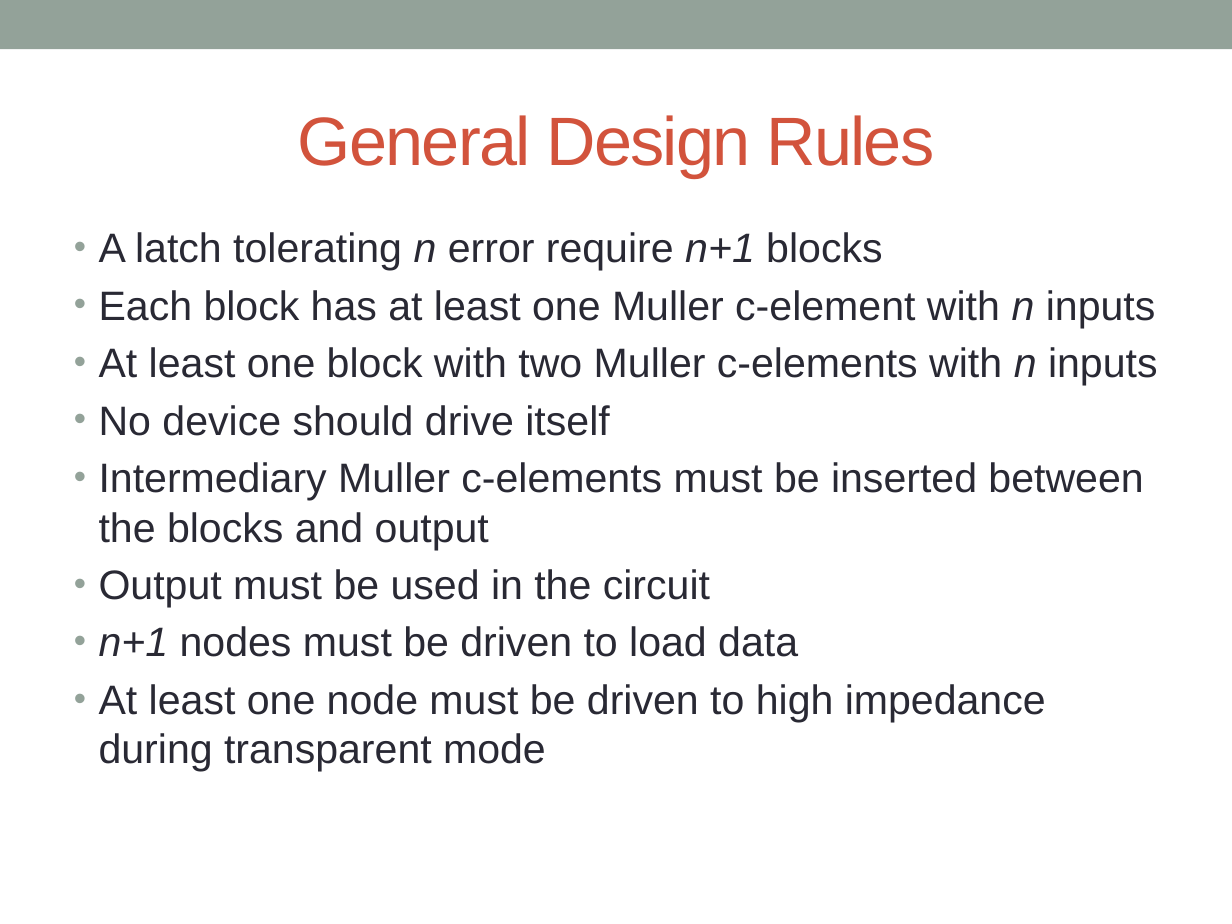
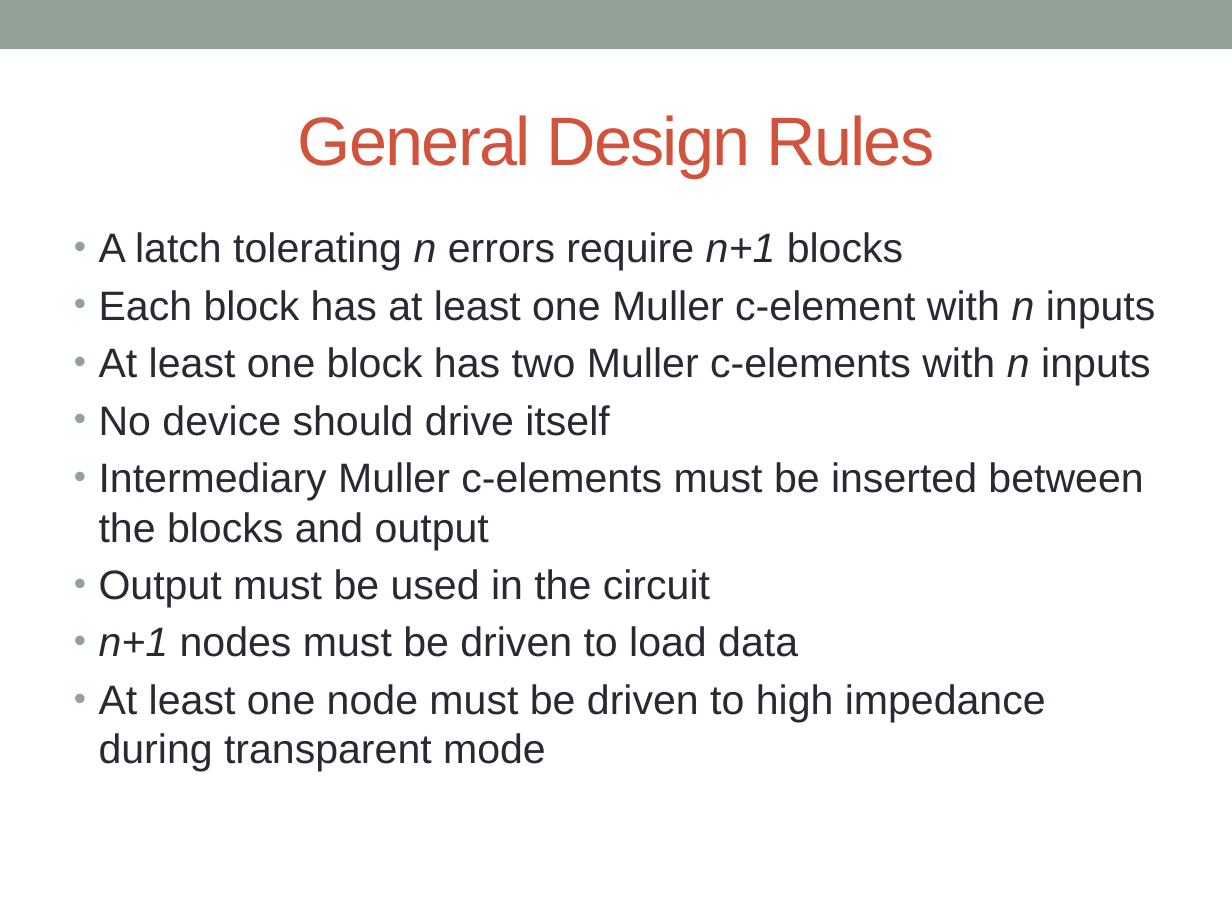
Before and after one commit to acwatkins88/Fast_SET, a slide deck: slide 23 of Dissertation/Dissertation Defense/Dissertation Defense.pptx. Drawn at 1232x924 pixels with LibreOffice and Linux fonts; fonts in the diff are those of the drawing; background and template pictures are left out. Boxes give left, top, right and bottom in pixels: in the first picture for what was removed or moved away, otherwise in the second. Text is boxed around its words. In the diff, an @@ line names an element or a change of style, - is before the commit and + after.

```diff
--- a/Dissertation/Dissertation Defense/Dissertation Defense.pptx
+++ b/Dissertation/Dissertation Defense/Dissertation Defense.pptx
@@ text at box(99, 232, 903, 271): text changed @@
-• A latch tolerating n error require n+1 blocks
+• A latch tolerating n errors require n+1 blocks
@@ text at box(99, 347, 1151, 386): text changed @@
-• At least one block with two Muller c-elements with n inputs
+• At least one block has two Muller c-elements with n inputs
```
Also in this commit, not shown: 23 other slides changed, 5 slides added, 1 slide removed, 15 other files.
